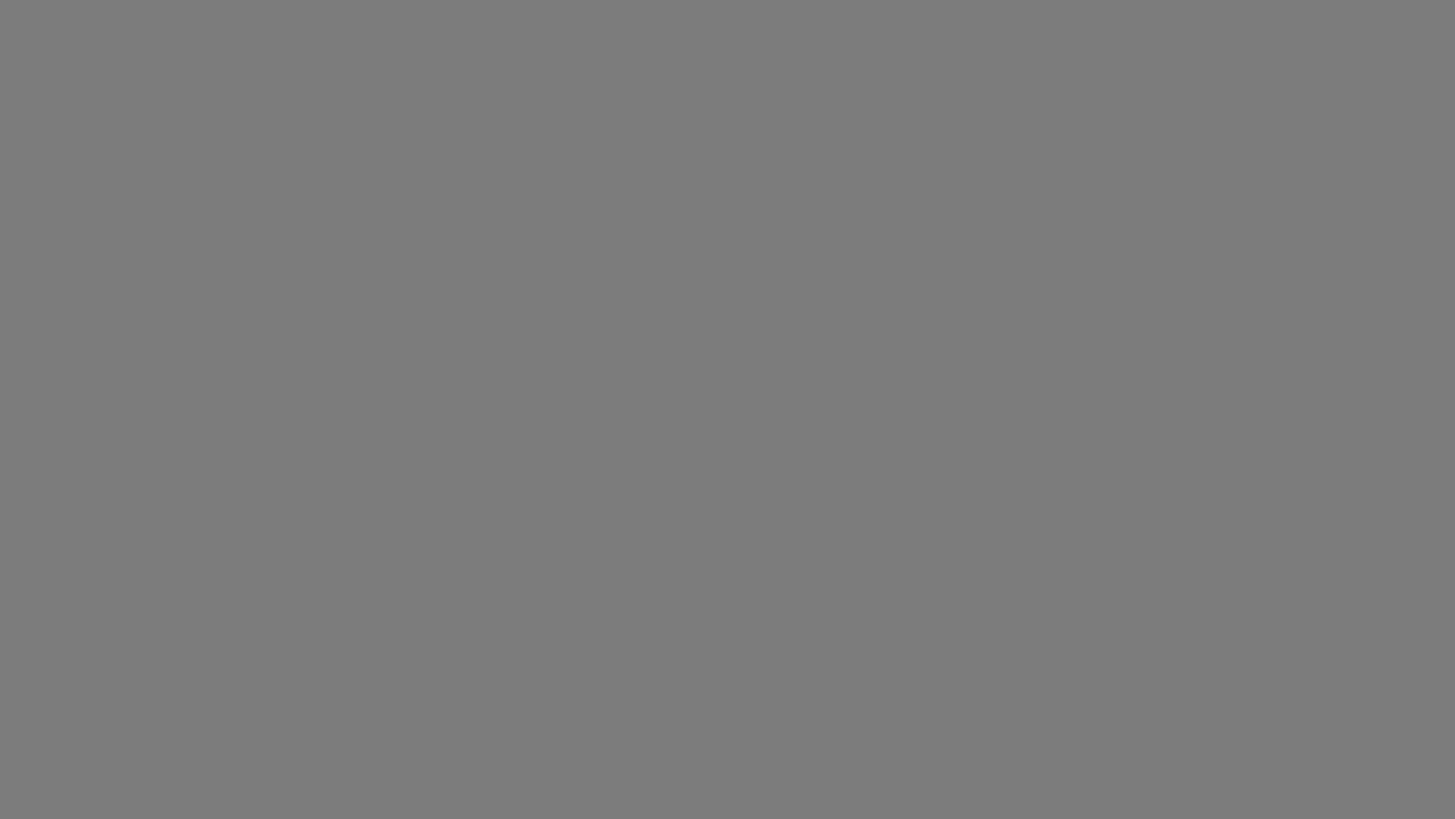
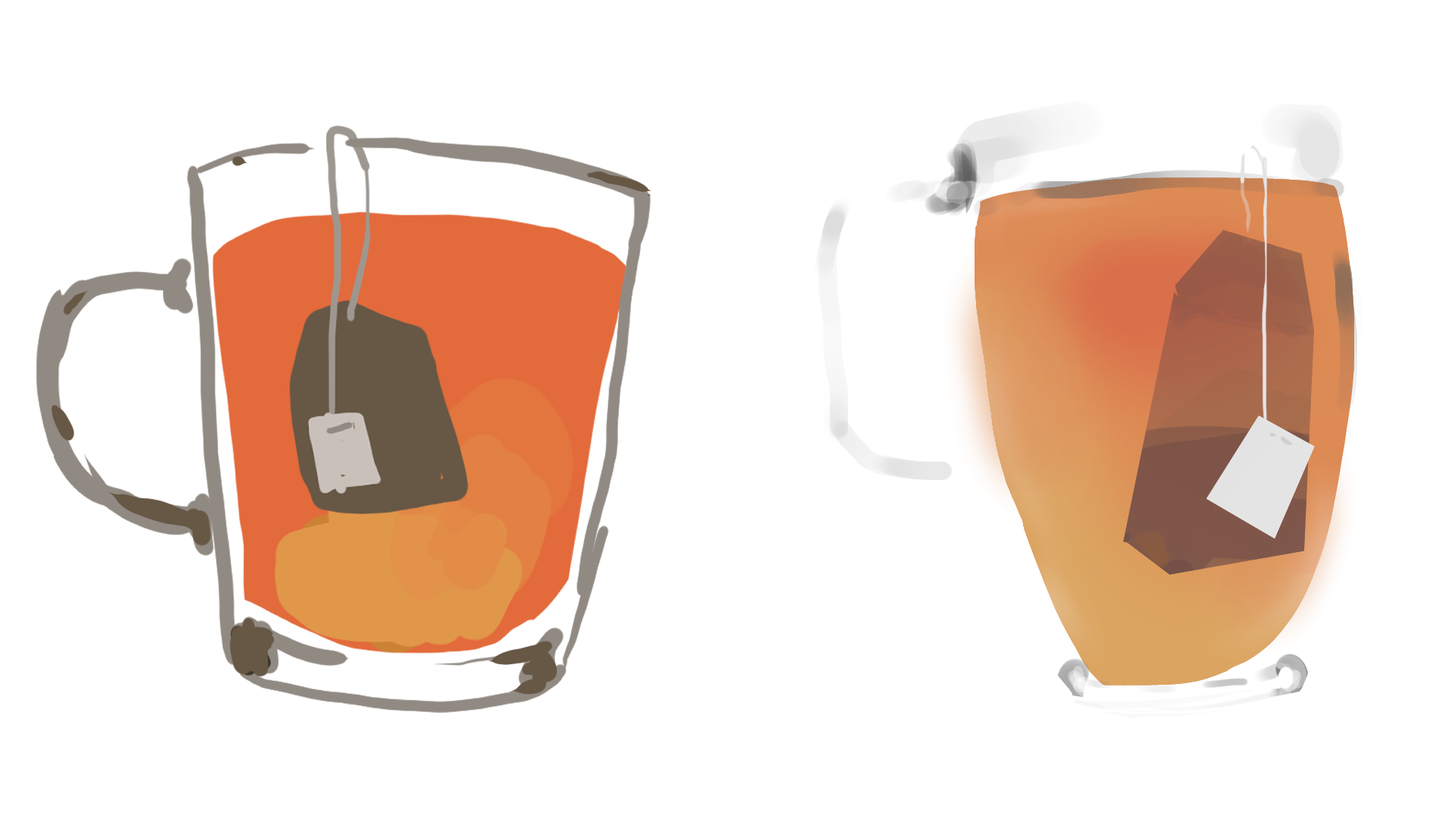
Before/after of a 1455 × 819 layered artwork. What changed in the layer stack:
added group "Folder 1" with 4 layers above "Layer 5" over [814, 100, 1363, 718]
added layer "Reference" in group "Folder 1" over [1206, 144, 1316, 539]
added layer "Layer 2" in group "Folder 1" over [1123, 229, 1316, 575]
added layer "Layer 3" in group "Folder 1" over [814, 100, 1363, 718]
moved "Layer 1" into group "Folder 1", painted on it over [939, 177, 1360, 686]
added layer "Layer 5" above "Layer 4" over [36, 125, 652, 713]
added layer "Layer 4" above "Paper" over [212, 210, 627, 675]
painted on "Paper" over [0, 0, 1455, 819]
